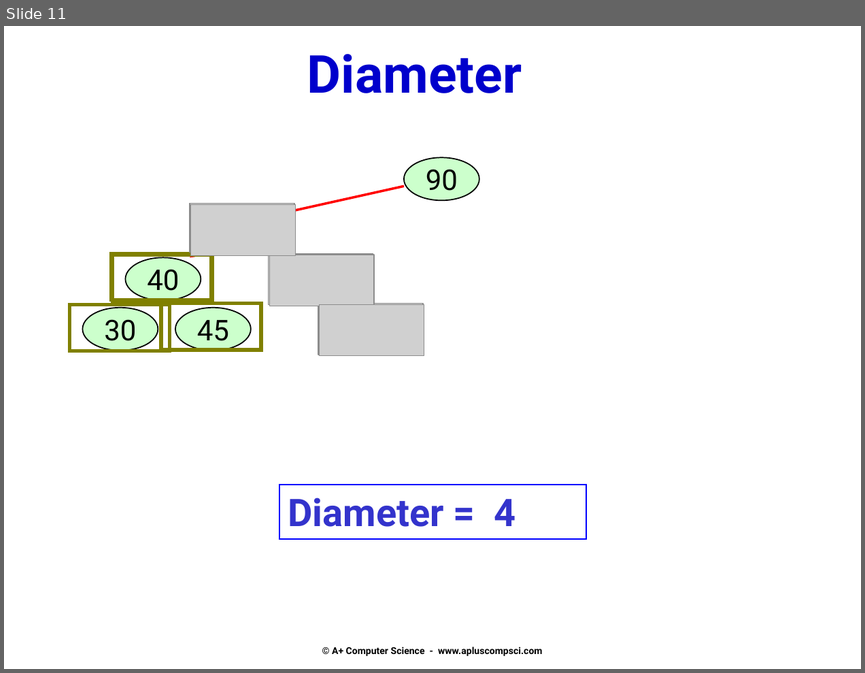
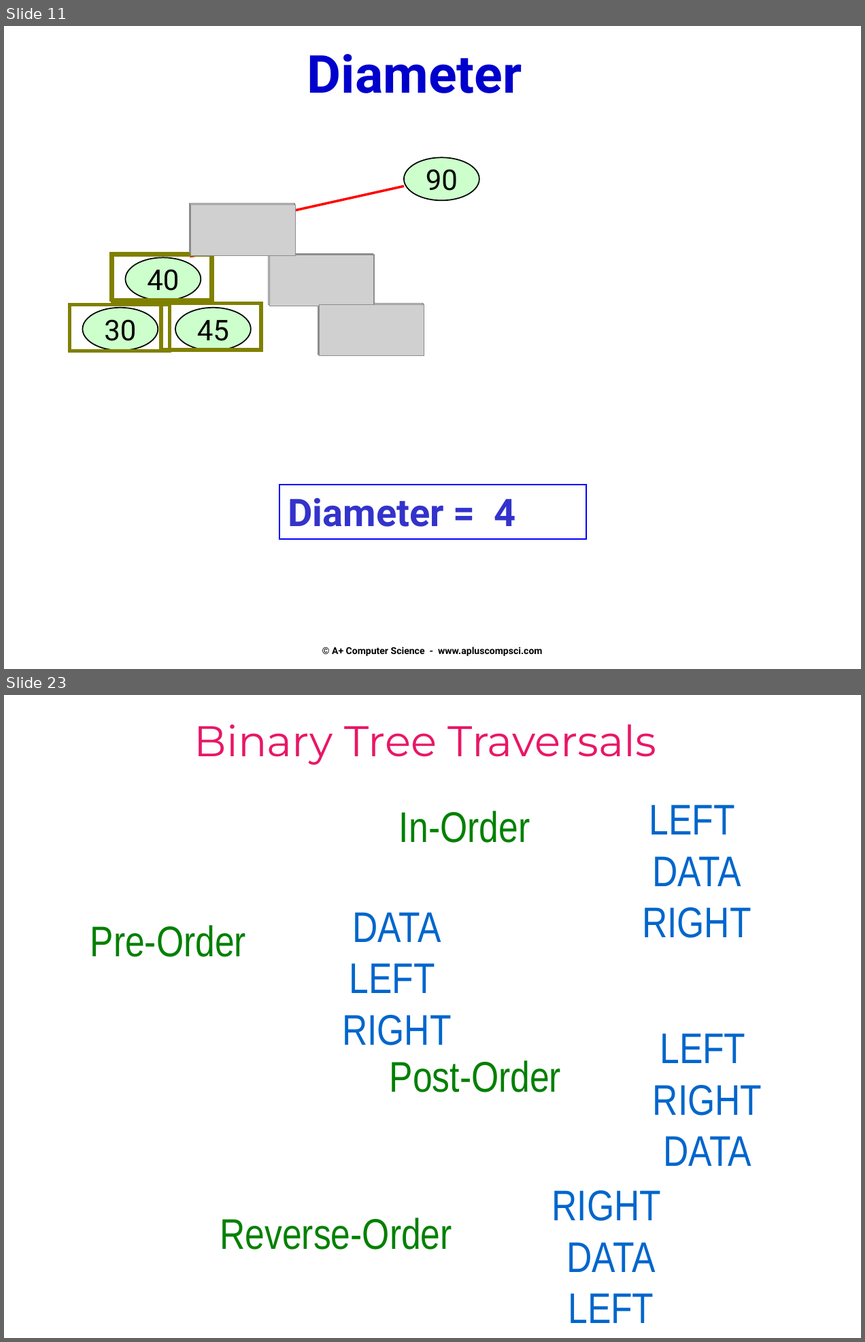
Before and after one commit to Cy-FairCS/cs3, a slide deck: u08a_bTrees/notes/_b - Attributes and and building BSTs.pptx. Shown one above the other, each under a label of ours: slide 11 before the commit, slides 11 and 23 after it; the slides between them are not shown. The pictures are 865x673 and 865x1342 pixels, drawn with LibreOffice and Linux fonts; fonts in the diff are those of the drawing; grey boxes stand for pictures. Boxes give left, top, right and bottom in pixels: in the first picture for what was removed or moved away, otherwise in the second. Text is boxed around its words. In the diff, an @@ line names an element or a change of style, - is before the commit and + after.

```diff
--- a/u08a_bTrees/notes/_b - Attributes and and building BSTs.pptx
+++ b/u08a_bTrees/notes/_b - Attributes and and building BSTs.pptx
@@ slide 23 added at (x1=4, y1=695, x2=861, y2=1338), background #FFFFFF @@
@@ text added at (x1=194, y1=724, x2=656, y2=765), 36 pt, text gradient #A603AB to #E81766 to #EE3F17 to #FFFF00 to #1A8D48 to #0819FB @@
+Binary Tree Traversals
@@ text added at (x1=399, y1=811, x2=530, y2=843), 36 pt, text #008000 @@
+In-Order
@@ text added at (x1=642, y1=804, x2=751, y2=938), 36 pt, text #0066CC @@
+LEFT
+DATA
+RIGHT
@@ text added at (x1=342, y1=912, x2=451, y2=1045), 36 pt, text #0066CC @@
+DATA
+LEFT
+RIGHT
@@ text added at (x1=90, y1=925, x2=246, y2=957), 36 pt, text #008000 @@
+Pre-Order
@@ text added at (x1=653, y1=1033, x2=762, y2=1166), 36 pt, text #0066CC @@
+LEFT
+RIGHT
+DATA
@@ text added at (x1=390, y1=1060, x2=561, y2=1092), 36 pt, text #008000 @@
+Post-Order
@@ text added at (x1=551, y1=1190, x2=661, y2=1323), 36 pt, text #0066CC @@
+RIGHT
+DATA
+LEFT
@@ text added at (x1=220, y1=1217, x2=451, y2=1249), 36 pt, text #008000 @@
+Reverse-Order
```
Also in this commit, not shown: 11 other slides added, 16 slides removed, 1 other file.
